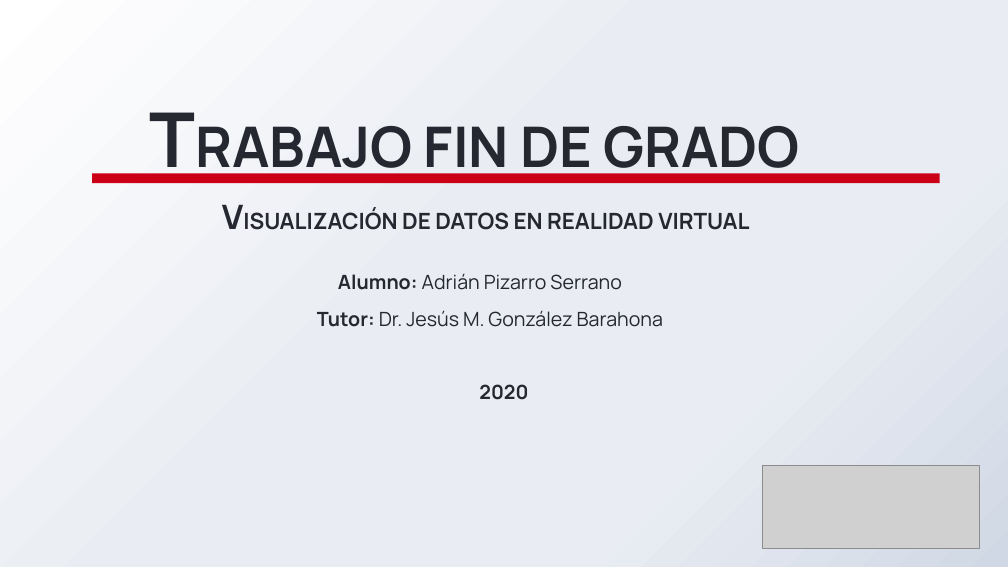
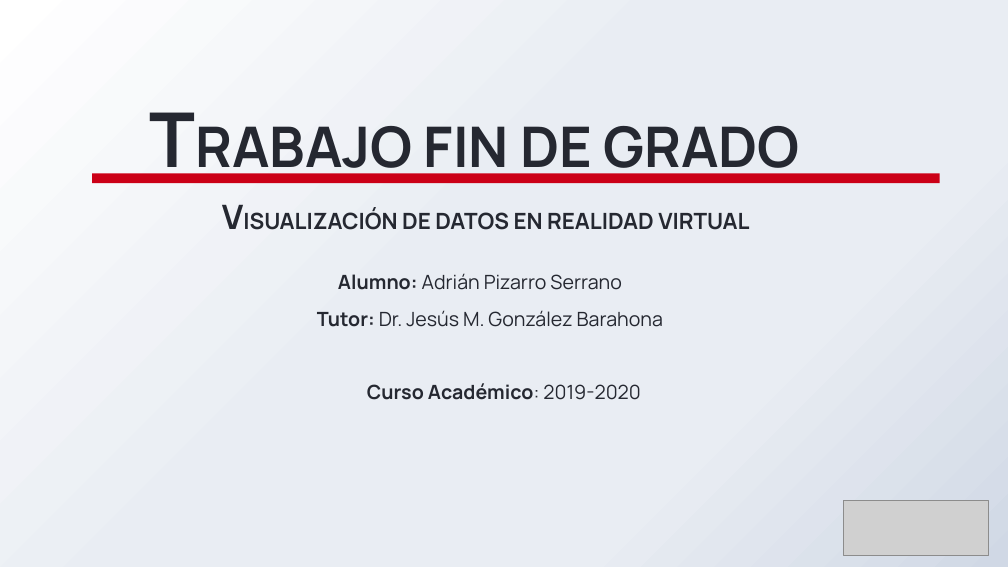
Before and after one commit to adrixp/MemoriaTFG-AdrianPizarroSerrano, a slide deck: slide 1 of PresentaciónTFG_Adrián_Pizarro_Serrano.pptx. Drawn at 1008x567 pixels with LibreOffice and Linux fonts; fonts in the diff are those of the drawing; grey boxes stand for pictures; background and template pictures are left out. Boxes give left, top, right and bottom in pixels: in the first picture for what was removed or moved away, otherwise in the second. Text is boxed around its words. In the diff, an @@ line names an element or a change of style, - is before the commit and + after.

```diff
--- a/PresentaciónTFG_Adrián_Pizarro_Serrano.pptx
+++ b/PresentaciónTFG_Adrián_Pizarro_Serrano.pptx
@@ text at box(367, 383, 640, 400): text changed @@
-2020
+Curso Académico: 2019-2020
@@ picture: place and size @@
-picture at box(762, 466, 980, 548)
+picture at box(843, 500, 989, 555)
```
Also in this commit, not shown: 13 other slides changed, 3 slides added, 1 slide removed, 1 other file.
